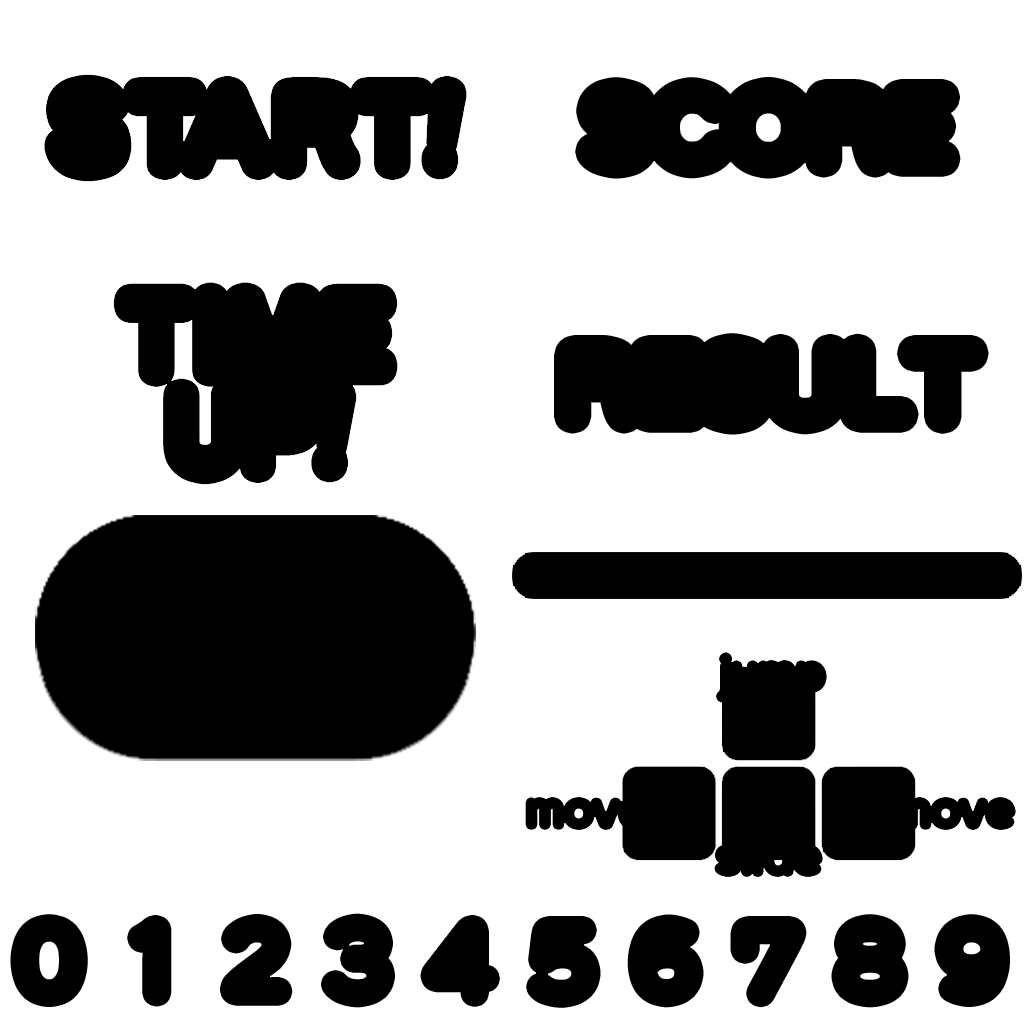
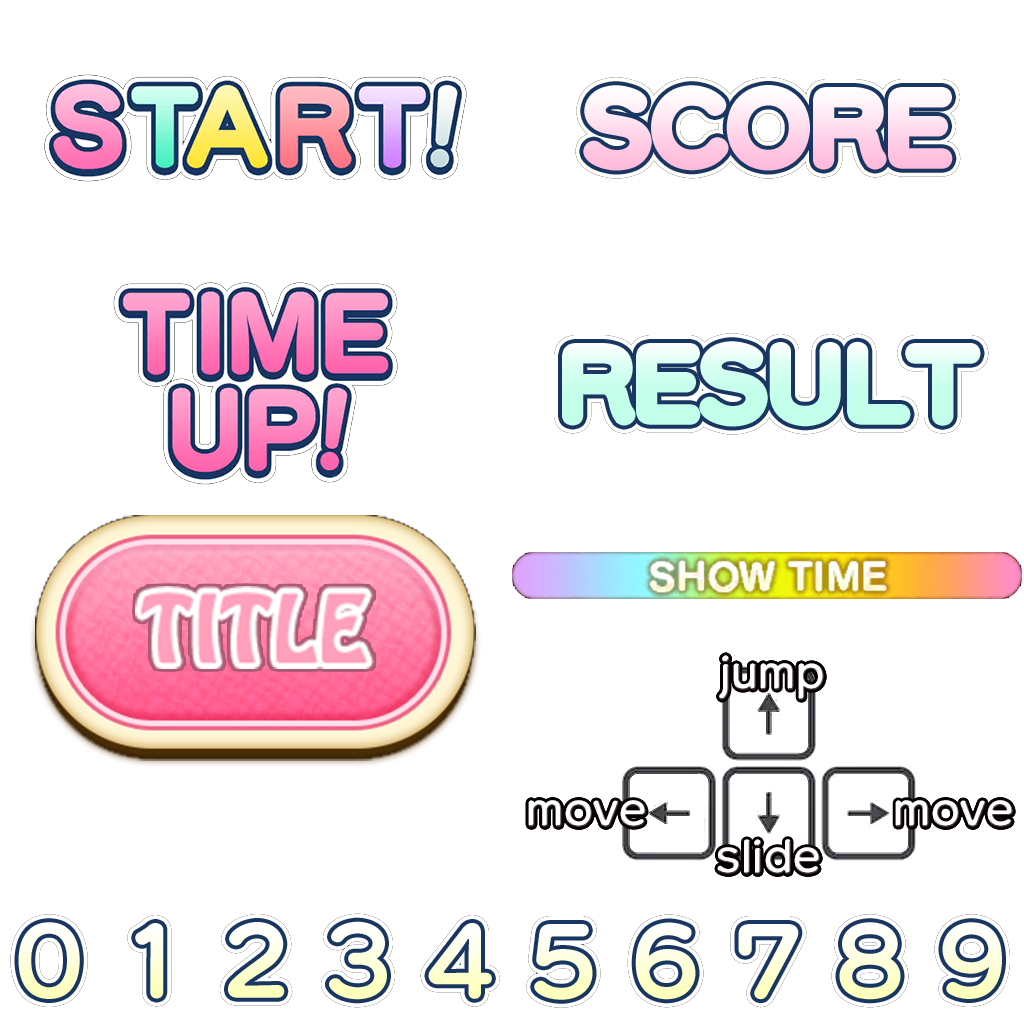
Two versions of the same layered image (1024x1024). Layer-by-layer changes:
showed group "image" (8 layers) over [left=10, top=74, right=1022, bottom=1008]
